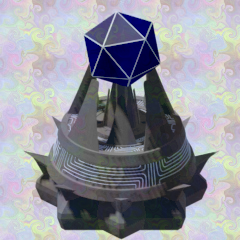
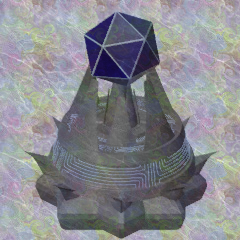
Layered file, before and after one edit (240 x 240). Changes by layer:
"Layer #2": opacity 35% → 100% over <box>0,0,240,240</box>
showed "Layer" over <box>0,0,240,240</box>
renamed "quarg voidschyte.png" to "doomscythe.png", painted on it over <box>22,11,221,240</box>
